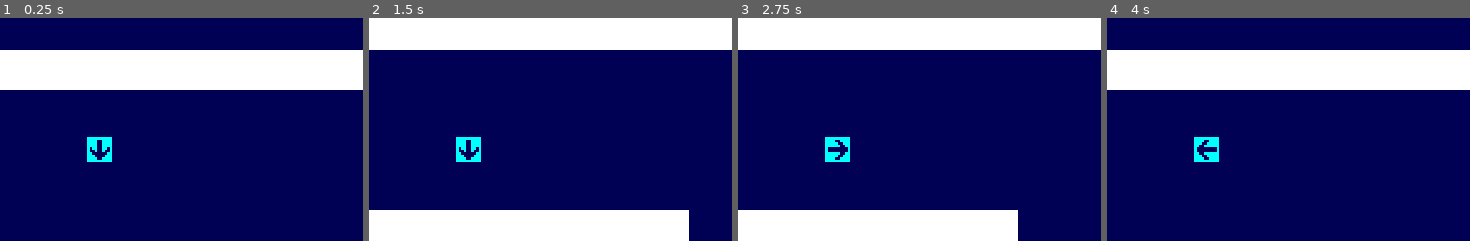
Above: before the commit, frames 1-4 (left to right).
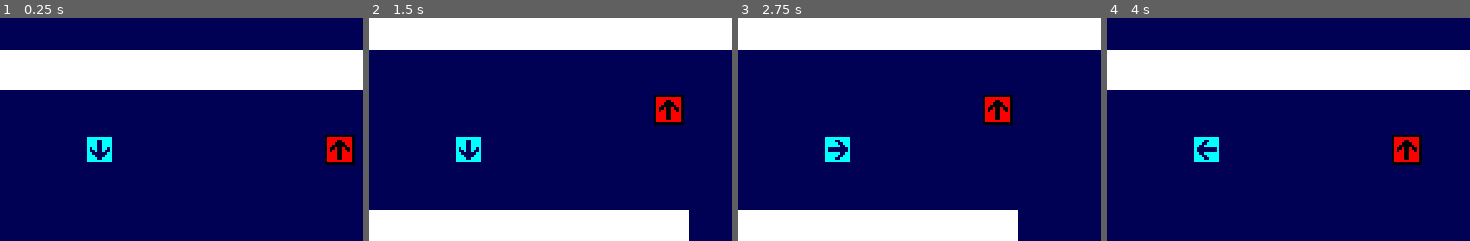
Above: after the commit, the same moments.

Repository: BeamBrain1/Morphose
Game: Godot game, scene res://Scenes/Global/root.tscn
Same seed, same stepped clock (60 frames per second), same inputs: the game is played once before the commit and once after it.
Inputs (mouse positions are % of the whole screen's width and height, from its top left):
- Up to frame 1 (0.25 s): no input
- Up to frame 2 (1.5 s): tap Enter (overworld_interact) at 0.5, 0.6 s; move the mouse to (69, 26) at 0.52 s; hold Right (right) 0.53-1.28 s; tap Space at 1.25 s; move the mouse to (23, 39) at 1.27 s; hold Down (down) from 1.28 s (still down); click (23, 39) at 1.35 s
- Up to frame 3 (2.75 s): tap Enter (overworld_interact) at 2, 2.1 s; move the mouse to (56, 3) at 2.02 s; release Down (down) at 2.03 s; hold Right (right) from 2.03 s (still down)
- Up to frame 4 (4 s): tap Space at 2.75 s; move the mouse to (39, 60) at 2.77 s; release Right (right) at 2.78 s; hold Up (up) 2.78-3.53 s; click (39, 60) at 2.85 s; tap Enter (overworld_interact) at 3.5, 3.6 s; move the mouse to (78, 53) at 3.52 s; hold Left (left) from 3.53 s (still down)
The pictures show only the part of the screen within x 34-84%, y 3-53%; the shares and areas given below are measured in that part.

The runs differ from the first frame. In frame 1, 1.1% of the frame differs, in the area x 89-98%, y 52-66%; in frame 2, 1.1%; in frame 3, 1.1%; in frame 4, 1.1%.
Error before the commit: Trying to return an array of type "Array" where expected return type is "Array[NPC]". (res://Scenes/Overworld/Maps/overworld_map.gd:107)

Commit message:
Daily backup

Diff:
--- a/Scenes/Controllers/controller_overworld.gd
+++ b/Scenes/Controllers/controller_overworld.gd
@@ -39,6 +39,8 @@
 	current_map.initialize(map_name, party_grid_position)
 	for trigger in current_map.getScriptTriggers():
 		trigger.request_script_execution.connect(executeScriptTrigger)
+	for npcs in current_map.getNPCs():
+		npcs.request_script_execution.connect(executeScriptTrigger)
 
 
 func loadSavedPartyLocation() -> void:
--- a/Scenes/Overworld/ActiveObjects/NPC.tscn
+++ b/Scenes/Overworld/ActiveObjects/NPC.tscn
@@ -3,6 +3,7 @@
 [ext_resource type="Script" uid="uid://cxkg2pu25exa4" path="res://Scenes/Overworld/ActiveObjects/npc.gd" id="1_hd661"]
 
 [node name="NPC" type="AnimatedSprite2D" unique_id=277077586]
+centered = false
 script = ExtResource("1_hd661")
 is_solid = true
 metadata/_custom_type_script = "uid://do112qioq75g8"
--- /dev/null
+++ b/Scenes/Overworld/ActiveObjects/NPCs/TestNPC.tscn
@@ -0,0 +1,67 @@
+[gd_scene format=3 uid="uid://bnp7m82xp5ar1"]
+
+[ext_resource type="Script" uid="uid://cxkg2pu25exa4" path="res://Scenes/Overworld/ActiveObjects/npc.gd" id="1_a6wij"]
+[ext_resource type="Texture2D" uid="uid://dr3i1brp2w7py" path="res://Graphics/OverworldObjects/npc1.png" id="1_mm4ro"]
+[ext_resource type="PackedScene" uid="uid://b0lj7xke3vyi5" path="res://Scenes/Overworld/MapScripts/TestScript.tscn" id="2_5cpc1"]
+
+[sub_resource type="AtlasTexture" id="AtlasTexture_w6et7"]
+atlas = ExtResource("1_mm4ro")
+region = Rect2(0, 32, 16, 16)
+
+[sub_resource type="AtlasTexture" id="AtlasTexture_ybdb2"]
+atlas = ExtResource("1_mm4ro")
+region = Rect2(0, 48, 16, 16)
+
+[sub_resource type="AtlasTexture" id="AtlasTexture_gijbx"]
+atlas = ExtResource("1_mm4ro")
+region = Rect2(0, 16, 16, 16)
+
+[sub_resource type="AtlasTexture" id="AtlasTexture_p4x7c"]
+atlas = ExtResource("1_mm4ro")
+region = Rect2(0, 0, 16, 16)
+
+[sub_resource type="SpriteFrames" id="SpriteFrames_5cpc1"]
+animations = [{
+"frames": [{
+"duration": 1.0,
+"texture": SubResource("AtlasTexture_w6et7")
+}],
+"loop": true,
+"name": &"down",
+"speed": 5.0
+}, {
+"frames": [{
+"duration": 1.0,
+"texture": SubResource("AtlasTexture_ybdb2")
+}],
+"loop": true,
+"name": &"left",
+"speed": 5.0
+}, {
+"frames": [{
+"duration": 1.0,
+"texture": SubResource("AtlasTexture_gijbx")
+}],
+"loop": true,
+"name": &"right",
+"speed": 5.0
+}, {
+"frames": [{
+"duration": 1.0,
+"texture": SubResource("AtlasTexture_p4x7c")
+}],
+"loop": true,
+"name": &"up",
+"speed": 5.0
+}]
+
+[node name="TestNPC" type="AnimatedSprite2D" unique_id=102129676]
+sprite_frames = SubResource("SpriteFrames_5cpc1")
+animation = &"down"
+centered = false
+script = ExtResource("1_a6wij")
+initial_direction = 0
+is_solid = true
+metadata/_custom_type_script = "uid://cxkg2pu25exa4"
+
+[node name="InteractScript" parent="." unique_id=1725623064 instance=ExtResource("2_5cpc1")]
--- a/Scenes/Overworld/ActiveObjects/npc.gd
+++ b/Scenes/Overworld/ActiveObjects/npc.gd
@@ -3,36 +3,24 @@
 
 var interact_script: MapScript
 var map: OverworldMap
+@export var initial_direction: GlobalProgramData.DIRECTION = GlobalProgramData.DIRECTION.DOWN
 signal request_script_execution
 
 # Called when the node enters the scene tree for the first time.
 func _ready() -> void:
+	faceDirection(initial_direction)
 	if hasInteractScript():
 		interact_script = get_node("InteractScript")
 
 
-func attemptMoveUp(scripted: bool = false) -> void:
-	play("up")
-	var move_destination: Vector2 = OverworldMap.gridPosition(self) + Vector2.UP
+func attemptMove(direction: GlobalProgramData.DIRECTION) -> void:
+	play(GlobalProgramData.direction_string[direction])
+	var move_destination: Vector2 = OverworldMap.gridPosition(self) + GlobalProgramData.direction_vector[direction]
 	attemptMoveTo(move_destination)
 
 
-func attemptMoveDown(scripted: bool = false) -> void:
-	play("down")
-	var move_destination: Vector2 = OverworldMap.gridPosition(self) + Vector2.DOWN
-	attemptMoveTo(move_destination)
-
-
-func attemptMoveLeft(scripted: bool = false) -> void:
-	play("left")
-	var move_destination: Vector2 = OverworldMap.gridPosition(self) + Vector2.LEFT
-	attemptMoveTo(move_destination)
-
-
-func attemptMoveRight(scripted: bool = false) -> void:
-	play("right")
-	var move_destination: Vector2 = OverworldMap.gridPosition(self) + Vector2.RIGHT
-	attemptMoveTo(move_destination)
+func push(direction: GlobalProgramData.DIRECTION) -> void:
+	attemptMove(direction)
 
 
 func attemptMoveTo(destination_tile: Vector2):
@@ -42,10 +30,6 @@
 
 func step(tile_grid_loc: Vector2) -> void:
 	setGridPosition(tile_grid_loc)
-
-
-func hasIdleScript() -> bool:
-	return has_node("IdleScript") and get_node("IdleScript") is MapScript
 
 
 func hasInteractScript() -> bool:
--- a/Scenes/Overworld/MapScripts/test_script.gd
+++ b/Scenes/Overworld/MapScripts/test_script.gd
@@ -2,5 +2,15 @@
 
 
 func body() -> void:
-	await displayDialog(PartyMember.PARTY_MEMBER_DEFECTOR_NAME, "Screw this, I'm leaving!")
-	await removePartyMember(PartyMember.PARTY_MEMBER_DEFECTOR_NAME)
+	await delay(0.5)
+	await turnNPC("TestNPC", GlobalProgramData.DIRECTION.RIGHT)
+	await delay(1)
+	await turnNPC("TestNPC", GlobalProgramData.DIRECTION.LEFT)
+	await delay(1)
+	await pushActiveObject("TestNPC", 3, GlobalProgramData.DIRECTION.RIGHT)
+	await delay(1)
+	await pushActiveObject("TestNPC", 3, GlobalProgramData.DIRECTION.LEFT, 0.5)
+	await displayDialog("Patrol", "Hey, you're not supposed to be here!")
+	await doEncounter(["Livestock"])
+	await displayDialog("Patrol", "Oh no, I'm dead!")
+	destroyActiveObject("TestNPC")
--- a/Scenes/Overworld/Maps/TestMap1.tscn
+++ b/Scenes/Overworld/Maps/TestMap1.tscn
@@ -10,6 +10,7 @@
 [ext_resource type="PackedScene" uid="uid://dqwv0hu2bnrch" path="res://Scenes/Overworld/ActiveObjects/ModificationStation.tscn" id="4_fvegh"]
 [ext_resource type="PackedScene" uid="uid://bmd72gir6vcsv" path="res://Scenes/Overworld/ActiveObjects/ScriptTrigger.tscn" id="8_h4wh6"]
 [ext_resource type="PackedScene" uid="uid://8nanp43qd0oo" path="res://Scenes/Overworld/MapScripts/TestScriptBlueprintsAndModStation.tscn" id="9_buam8"]
+[ext_resource type="PackedScene" uid="uid://bnp7m82xp5ar1" path="res://Scenes/Overworld/ActiveObjects/NPCs/TestNPC.tscn" id="10_6rkqr"]
 
 [node name="OverworldMap" type="Node2D" unique_id=1987703735]
 script = ExtResource("1_pviaa")
@@ -79,6 +80,9 @@
 
 [node name="TestScriptBlueprintsAndModStation" parent="ActiveObjects/ScriptTrigger" unique_id=1725623064 instance=ExtResource("9_buam8")]
 
+[node name="TestNPC" parent="ActiveObjects" unique_id=102129676 instance=ExtResource("10_6rkqr")]
+position = Vector2(176, 32)
+
 [node name="PartyToken" parent="." unique_id=809970201 instance=ExtResource("3_j5bwv")]
 position = Vector2(-16, -16)
 
--- a/Scenes/Overworld/Maps/overworld_map.gd
+++ b/Scenes/Overworld/Maps/overworld_map.gd
@@ -91,7 +91,7 @@
 	return get_node("ActiveObjects").get_children()
 
 
-func getScriptTriggers() -> Array[ScriptTrigger]:
+func getScriptTriggers() -> Array:
 	var results = []
 	for node in getActiveMapObjects():
 		if node is ScriptTrigger:
@@ -99,7 +99,7 @@
 	return results
 
 
-func getNPCs() -> Array[NPC]:
+func getNPCs() -> Array:
 	var results = []
 	for node in getActiveMapObjects():
 		if node is NPC:
Binary file added: Graphics/OverworldObjects/npc1.png
Not shown, added: Graphics/OverworldObjects/npc1.png.import
